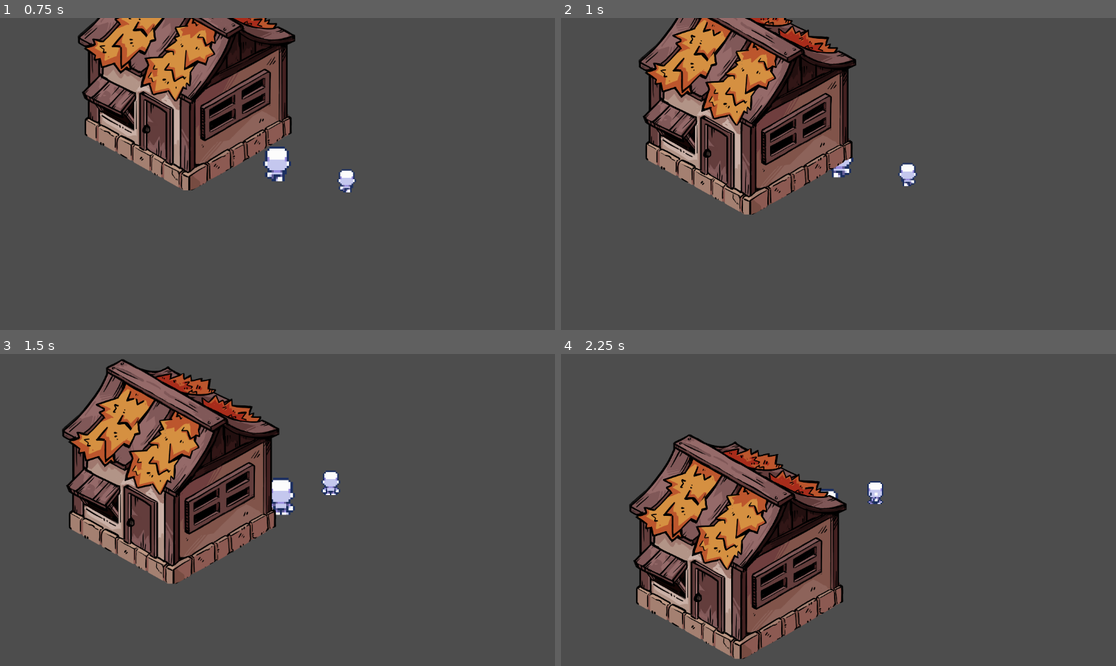
Above: before the commit, frames 1-4 (two rows, left to right).
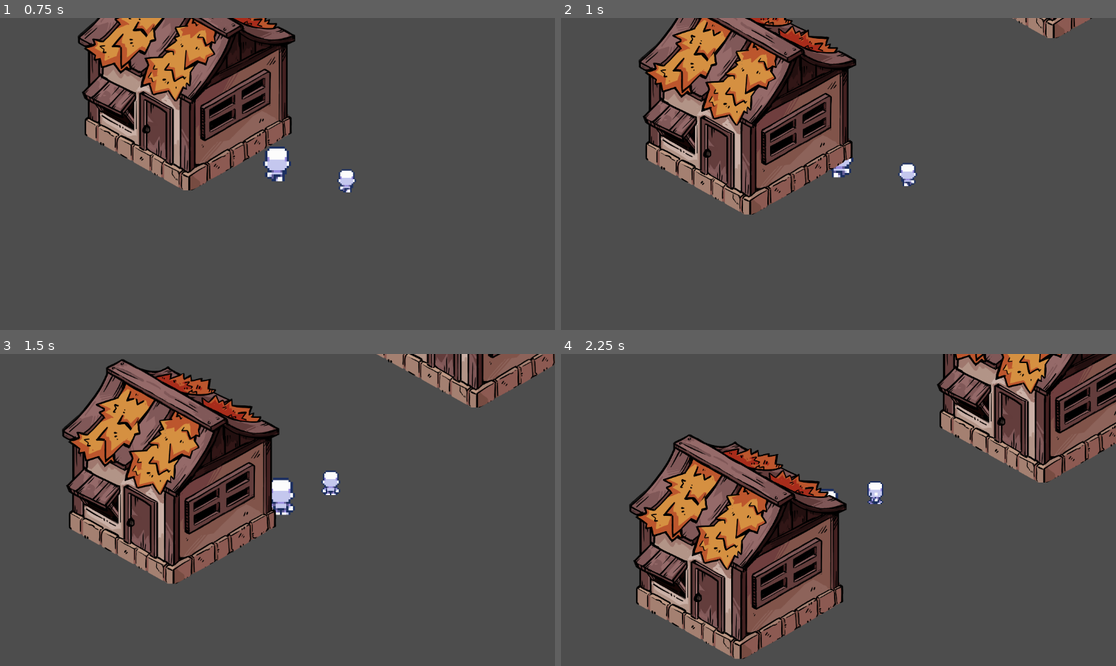
Above: after the commit, the same moments.

Repository: tung-tt/CozyGame
Game: Godot game, scene res://scenes/main_level.tscn
The game is run twice, just before and just after one commit, with the same random seed, the same clock (stepped at 60 frames per second) and the same inputs. This scene is started directly instead of the project's main scene.
Inputs:
- Up to frame 1 (0.75 s): hold W (move_up) from 0.53 s (still down)
- Up to frame 2 (1 s): keep holding W (move_up)
- Up to frame 3 (1.5 s): keep holding W (move_up)
- Up to frame 4 (2.25 s): release W (move_up) at 2.03 s; hold A (move_left) from 2.03 s (still down)

Frame 1 is identical in both runs. In frame 2, 0.5% of the frame differs, in the area x 81-96%, y 0-7%; in frame 3, 2.9%; in frame 4, 9.3%, in the area x 67-100%, y 0-42%.

Commit message:
Renamed testroom

Diff:
--- a/scenes/IsoLevel1.tscn
+++ b/scenes/level_Test.tscn
@@ -1,12 +1,12 @@
-[gd_scene load_steps=7 format=3 uid="uid://8v1qwfev7c4x"]
+[gd_scene load_steps=7 format=4 uid="uid://8v1qwfev7c4x"]
 
-[ext_resource type="Script" uid="uid://bbus0c8ta0v3w" path="res://scenes/gameManager.gd" id="1_7xscq"]
-[ext_resource type="PackedScene" uid="uid://b3soxyypr08is" path="res://scenes/character.tscn" id="2_x6i4d"]
-[ext_resource type="Texture2D" uid="uid://wbx48apg8ljb" path="res://assets/tiles/placeholder_tiles/Isometric Assets 3.png" id="4_kj6hd"]
-[ext_resource type="Script" uid="uid://bmbcd2uas26oh" path="res://scenes/camera.gd" id="6_br3hh"]
+[ext_resource type="Script" uid="uid://bbus0c8ta0v3w" path="res://scenes/gameManager.gd" id="1_5c8b3"]
+[ext_resource type="PackedScene" uid="uid://b3soxyypr08is" path="res://scenes/character.tscn" id="2_k7rc6"]
+[ext_resource type="Script" uid="uid://bmbcd2uas26oh" path="res://scenes/camera.gd" id="3_avspl"]
+[ext_resource type="Texture2D" uid="uid://wbx48apg8ljb" path="res://assets/tiles/placeholder_tiles/Isometric Assets 3.png" id="4_rwyj6"]
 
 [sub_resource type="TileSetAtlasSource" id="TileSetAtlasSource_7xscq"]
-texture = ExtResource("4_kj6hd")
+texture = ExtResource("4_rwyj6")
 margins = Vector2i(59, 5)
 texture_region_size = Vector2i(910, 488)
 1:0/0 = 0
@@ -163,10 +163,10 @@
 position = Vector2(-0.5, 0.25)
 zoom = Vector2(0.5, 0.5)
 position_smoothing_enabled = true
-script = ExtResource("6_br3hh")
+script = ExtResource("3_avspl")
 
 [node name="buildings" type="TileMapLayer" parent="World"]
-tile_map_data = PackedByteArray(0, 0, 255, 255, 255, 255, 0, 0, 0, 0, 1, 0, 0, 0, 255, 255, 253, 255, 0, 0, 0, 0, 0, 0, 0, 0, 2, 0, 0, 0, 0, 0, 0, 0, 1, 0, 0, 0, 2, 0, 254, 255, 0, 0, 0, 0, 0, 0, 0, 0)
+tile_map_data = PackedByteArray("AAD/////AAAAAAEAAAD///3/AAAAAAAAAAACAAAAAAAAAAEAAAACAP7/AAAAAAAAAAABAPz/AAAAAAEAAAABAPr/AAAAAAAAAAA=")
 tile_set = SubResource("TileSet_br3hh")
 
 [node name="Label" type="Label" parent="."]
--- a/scenes/main_level.tscn
+++ b/scenes/main_level.tscn
@@ -1,6 +1,6 @@
 [gd_scene load_steps=3 format=3 uid="uid://b1mmrixmowawk"]
 
-[ext_resource type="PackedScene" uid="uid://8v1qwfev7c4x" path="res://scenes/IsoLevel1.tscn" id="1_6614m"]
+[ext_resource type="PackedScene" uid="uid://8v1qwfev7c4x" path="res://scenes/level_Test.tscn" id="1_6614m"]
 [ext_resource type="PackedScene" uid="uid://b3soxyypr08is" path="res://scenes/character.tscn" id="2_bhu08"]
 
 [node name="MainLevel" type="Node2D"]
Not shown: 1 places in scenes/level_Test.tscn that only renumber resources
